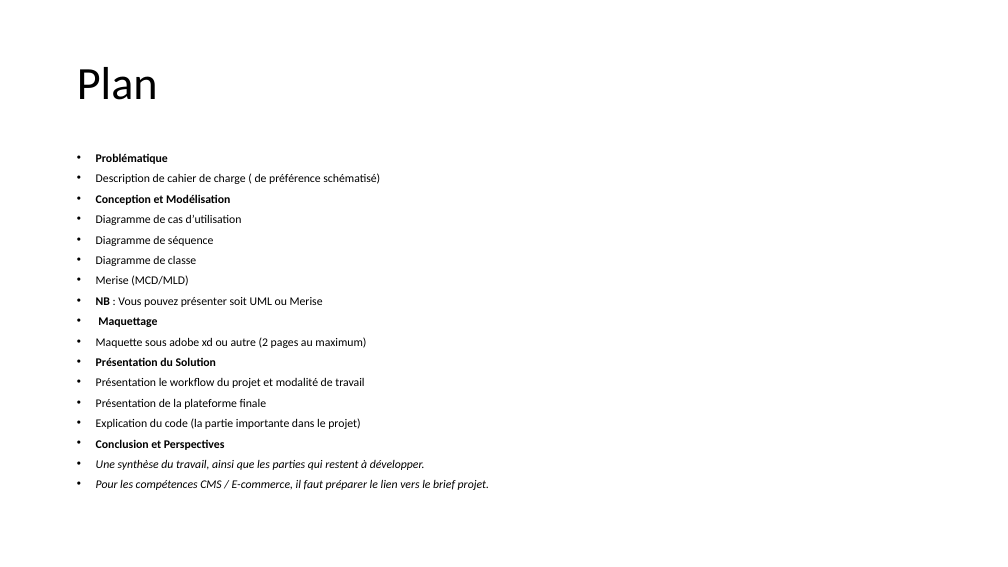
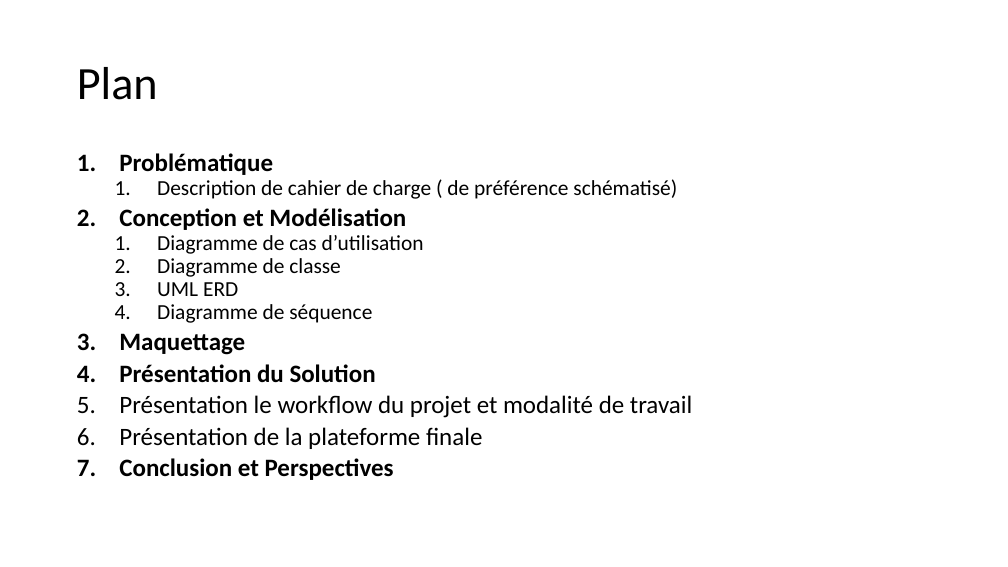
Before and after one commit to saidworks/fil_rouge, a slide deck: slide 2 of Presentation.pptx. Drawn at 1008x567 pixels with LibreOffice and Linux fonts; fonts in the diff are those of the drawing. Boxes give left, top, right and bottom in pixels: in the first picture for what was removed or moved away, otherwise in the second. Text is boxed around its words. In the diff, an @@ line names an element or a change of style, - is before the commit and + after.

```diff
--- a/Presentation.pptx
+++ b/Presentation.pptx
@@ text at (119,153,692,480): size 11.2 to 23.8 pt in "Problématique", "Conception et Modélisation", "Maquettage", "Présentation du Solution" and 3 more places; size 11.2 to 20.4 pt in "Description de cahier de charge ( de ...", "Diagramme de cas d’utilisation", "Diagramme de séquence"; bullet • to 1.; list level 1 to 2 in "Description de cahier de charge ..."; list level 1 to 2 in "Diagramme de cas d’utilisation"; list level 1 to 2 in "Diagramme de séquence" @@
@@ text at (96,256,323,307): paragraphs removed @@
-• Diagramme de classe
-• Merise (MCD/MLD)
-• NB : Vous pouvez présenter soit UML ou Merise
@@ text at (157,258,341,296): paragraphs added @@
+  2. Diagramme de classe
+  3. UML ERD
@@ text at (96,337,366,348): paragraph removed @@
-• Maquette sous adobe xd ou autre (2 pages au maximum)
@@ text at (96,418,360,429): paragraph removed @@
-• Explication du code (la partie importante dans le projet)
@@ text at (96,460,489,490): paragraphs removed @@
-• Une synthèse du travail, ainsi que les parties qui restent à développer.
-• Pour les compétences CMS / E-commerce, il faut préparer le lien vers le brief projet.
```
Also in this commit, not shown: 2 other slides changed, 4 slides added, 5 slides removed, 6 other files.
